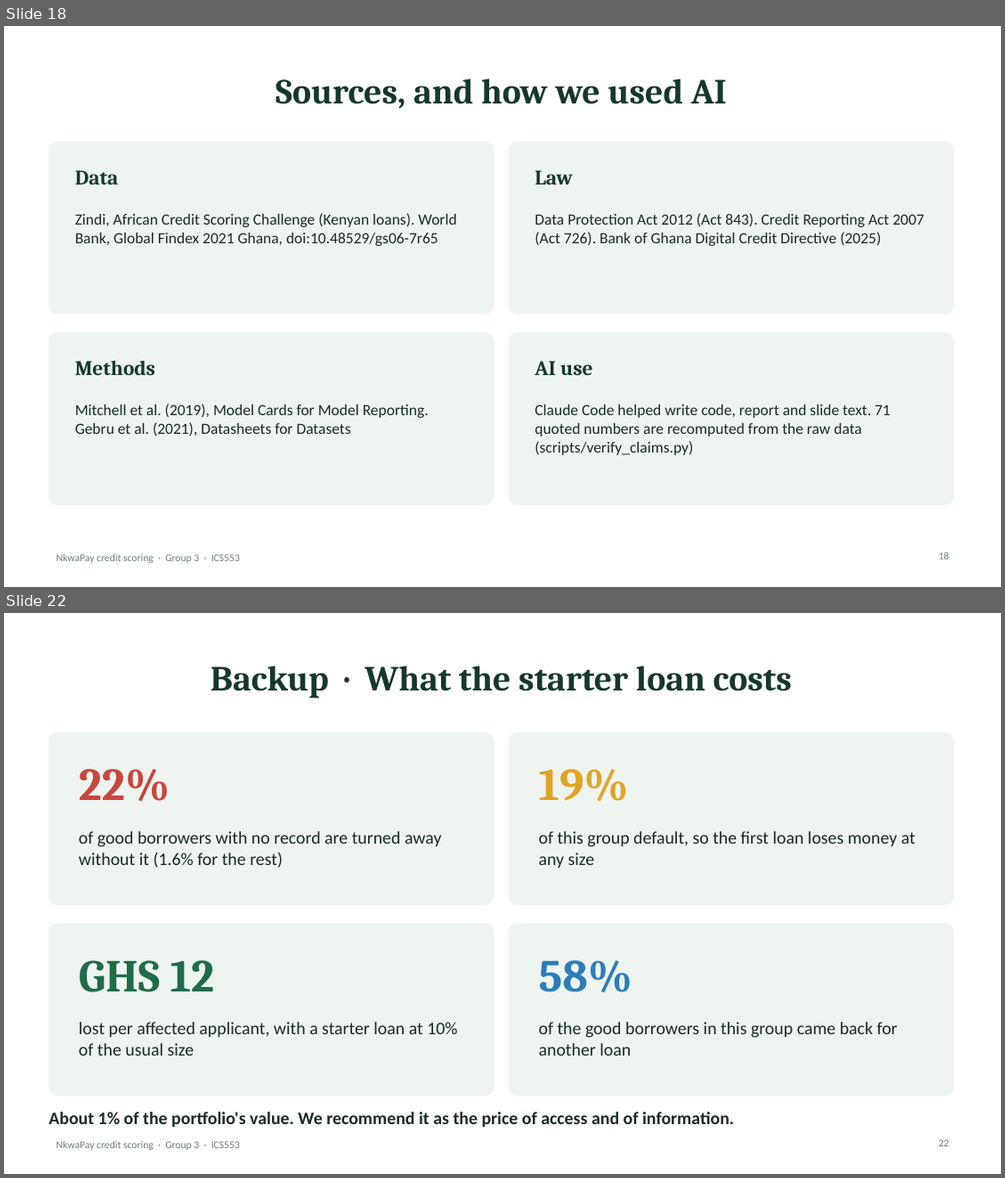
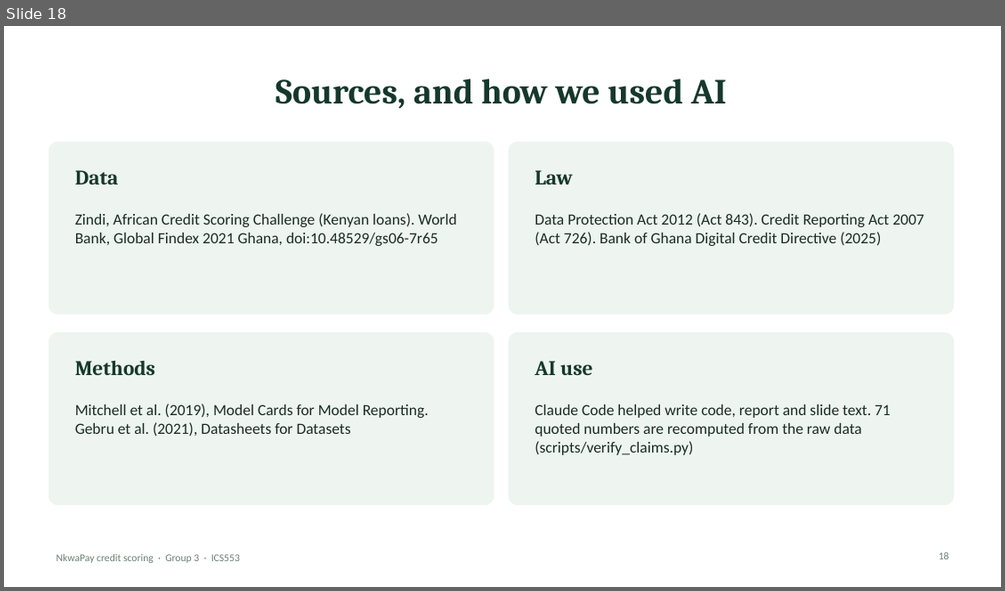
Before and after one commit to ASU-MICS-2028/mle-group-3-prosit-2, a slide deck: slides/NkwaPay_Debrief_Present.pptx. Shown one above the other, each under a label of ours: slides 18 and 22 before the commit, slide 18 after it; the slides between them are not shown. The pictures are 1005x1178 and 1005x591 pixels, drawn with LibreOffice and Linux fonts; fonts in the diff are those of the drawing. Boxes give left, top, right and bottom in pixels: in the first picture for what was removed or moved away, otherwise in the second. Text is boxed around its words. In the diff, an @@ line names an element or a change of style, - is before the commit and + after.

```diff
--- a/slides/NkwaPay_Debrief_Present.pptx
+++ b/slides/NkwaPay_Debrief_Present.pptx
@@ slide 22 removed at (4,613,1001,1174), background #FFFFFF; not listed: 1 template element that a slide beside it also shows @@
@@ title removed at (210,666,792,698) @@
-Backup · What the starter loan costs
@@ rounded rectangle removed at (48,732,494,905) @@
@@ rounded rectangle removed at (509,732,954,905) @@
@@ text removed at (79,769,170,802) @@
-22%
@@ text removed at (539,769,629,802) @@
-19%
@@ text removed at (79,831,441,868) @@
-of good borrowers with no record are turned away without it (1.6% for the rest)
@@ text removed at (539,831,915,868) @@
-of this group default, so the first loan loses money at any size
@@ rounded rectangle removed at (48,924,494,1095) @@
@@ rounded rectangle removed at (509,924,954,1095) @@
@@ text removed at (79,960,215,992) @@
-GHS 12
@@ text removed at (539,960,632,992) @@
-58%
@@ text removed at (79,1022,457,1055) @@
-lost per affected applicant, with a starter loan at 10% of the usual size
@@ text removed at (539,1022,898,1055) @@
-of the good borrowers in this group came back for another loan
@@ text removed at (48,1111,734,1127) @@
-About 1% of the portfolio's value. We recommend it as the price of access and of information.
@@ page number removed at (938,1139,949,1146) @@
-22
```
Also in this commit, not shown: 4 other slides removed, 1 other file.
